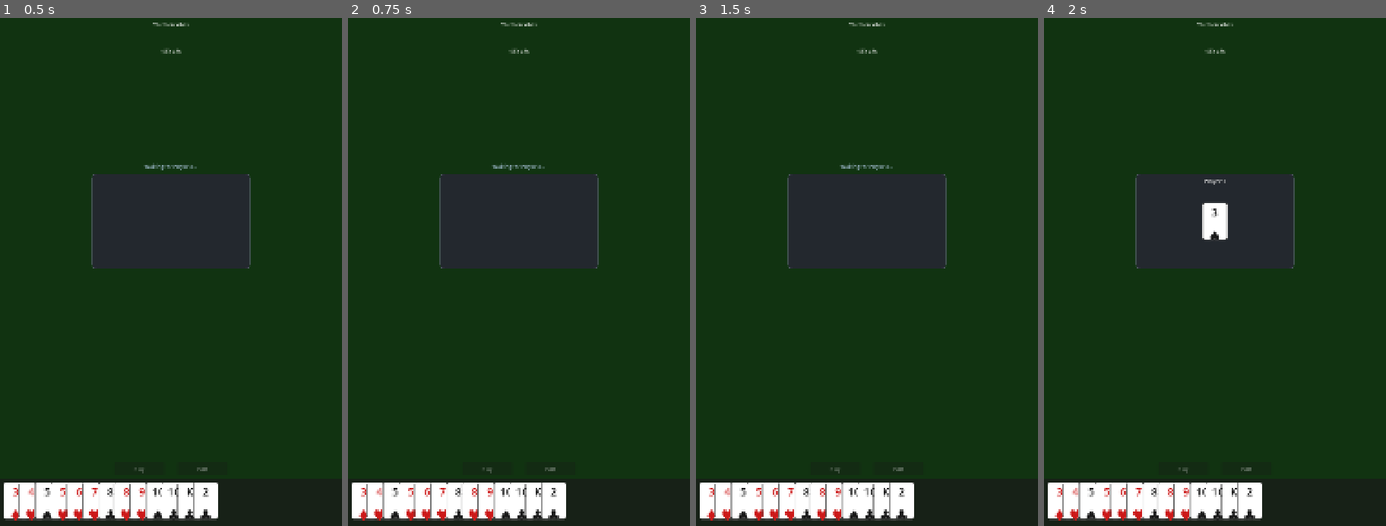
Above: before the commit, frames 1-4 (left to right).
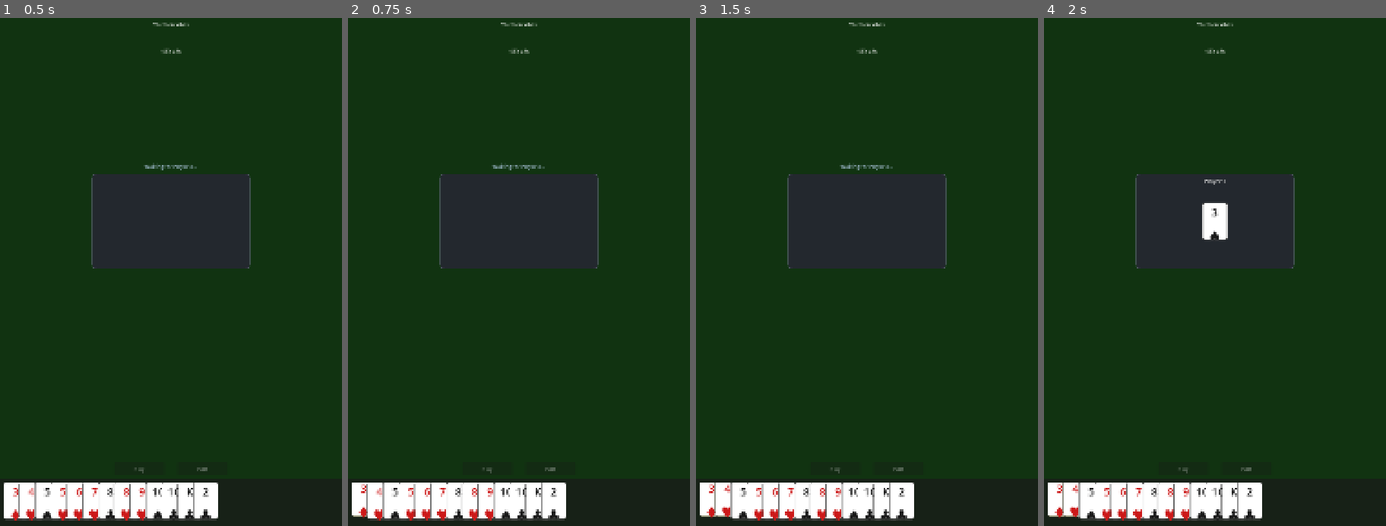
Above: after the commit, the same moments.

Repository: binhrobles/thirteen
Game: Godot game, scene res://scenes/main.tscn
The game is run twice, just before and just after one commit, with the same random seed, the same clock (stepped at 60 frames per second) and the same inputs.
Inputs (mouse positions are in pixels of both pictures, inside the frame that each line leads up to):
- Up to frame 1 (0.5 s): no input
- Up to frame 2 (0.75 s): tap Enter at 0.5 s; move the mouse to (365, 500) at 0.52 s; click (365, 500) at 0.67 s
- Up to frame 3 (1.5 s): tap Space at 1.25 s; move the mouse to (726, 500) at 1.27 s; click (726, 500) at 1.42 s
- Up to frame 4 (2 s): no input

Frame 1 is identical in both runs. In frame 2, 0.1% of the frame differs, in the area x 1-6%, y 91-99%; in frame 3, 0.2%, in the area x 1-11%, y 91-99%; in frame 4, 0.2%.

Commit message:
Fix card selection: make cards clickable
Root causes:
1. Panel background and Labels blocking mouse events
2. Cards being recreated every turn (lost selection state)
3. Index mismatch in get_selected_cards after cards removed

Fixes:
- Set mouse_filter = IGNORE on Panel background and Labels in CardSprite
  so clicks pass through to parent Control's _gui_input handler
- Remove unnecessary set_cards() call in turn_manager._update_ui()
  to preserve card selection state between turns
- Use sprite.card instead of cards[i] in get_selected_cards()
  to avoid index out of bounds after cards are removed
- Add _get_minimum_size() override for proper card sizing

Cards now properly receive clicks, maintain selection, and can be played!

Co-Authored-By: Claude Sonnet 4.5 <noreply@anthropic.com>

Diff:
--- a/scripts/card_sprite.gd
+++ b/scripts/card_sprite.gd
@@ -21,12 +21,15 @@
 
 
 func _ready() -> void:
-	custom_minimum_size = Vector2(BASE_WIDTH, BASE_HEIGHT)
 	mouse_filter = Control.MOUSE_FILTER_STOP
 
 	# Setup visual elements
 	_setup_background()
 	_setup_labels()
+
+
+func _get_minimum_size() -> Vector2:
+	return Vector2(BASE_WIDTH, BASE_HEIGHT)
 
 
 func _setup_background() -> void:
@@ -44,6 +47,7 @@
 	style_box.border_color = Color(0.3, 0.3, 0.3)
 
 	background.add_theme_stylebox_override("panel", style_box)
+	background.mouse_filter = Control.MOUSE_FILTER_IGNORE  # Let clicks through to parent
 
 
 func _setup_labels() -> void:
@@ -53,6 +57,7 @@
 	rank_label.anchor_right = 0.9
 	rank_label.anchor_bottom = 0.4
 	rank_label.add_theme_font_size_override("font_size", 36)
+	rank_label.mouse_filter = Control.MOUSE_FILTER_IGNORE
 
 	# Position suit label at bottom
 	suit_label.anchor_left = 0.1
@@ -60,6 +65,7 @@
 	suit_label.anchor_right = 0.9
 	suit_label.anchor_bottom = 0.95
 	suit_label.add_theme_font_size_override("font_size", 48)
+	suit_label.mouse_filter = Control.MOUSE_FILTER_IGNORE
 
 
 func setup(p_card: Card) -> void:
--- a/scripts/player_hand.gd
+++ b/scripts/player_hand.gd
@@ -36,6 +36,7 @@
 	background.color = Color(0.1, 0.1, 0.1, 0.7)  # Dark semi-transparent
 	background.anchor_right = 1.0
 	background.anchor_bottom = 1.0
+	background.mouse_filter = Control.MOUSE_FILTER_IGNORE  # Don't block clicks
 	add_child(background)
 
 	# Create scroll container with padding
@@ -82,9 +83,9 @@
 func get_selected_cards() -> Array[Card]:
 	"""Return array of currently selected cards"""
 	var selected: Array[Card] = []
-	for i in card_sprites.size():
-		if card_sprites[i].is_selected:
-			selected.append(cards[i])
+	for sprite in card_sprites:
+		if sprite.is_selected:
+			selected.append(sprite.card)
 	return selected
 
 
--- a/scripts/turn_manager.gd
+++ b/scripts/turn_manager.gd
@@ -214,6 +214,6 @@
 
 func _update_ui() -> void:
 	"""Update UI for current game state"""
-	# Update player hand
-	if player_hand_ui and game_state:
-		player_hand_ui.set_cards(game_state.get_hand(HUMAN_PLAYER))
+	# Don't update player hand here - it's only updated when cards are actually played/removed
+	# Recreating cards would lose selection state
+	pass
